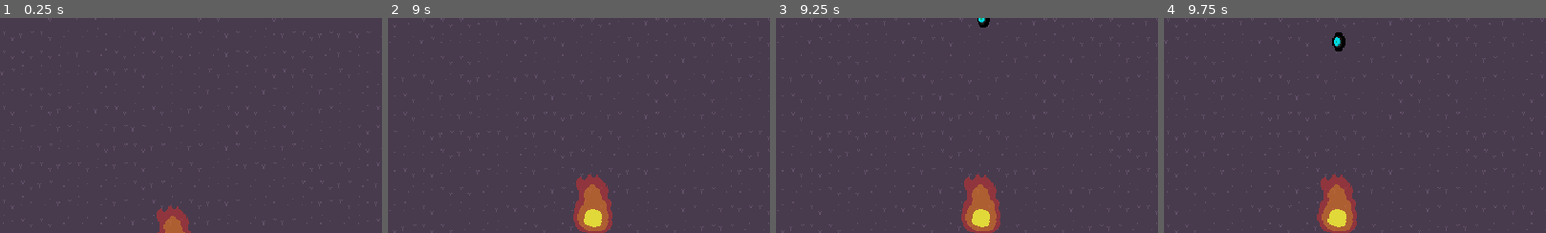
Above: before the commit, frames 1-4 (left to right).
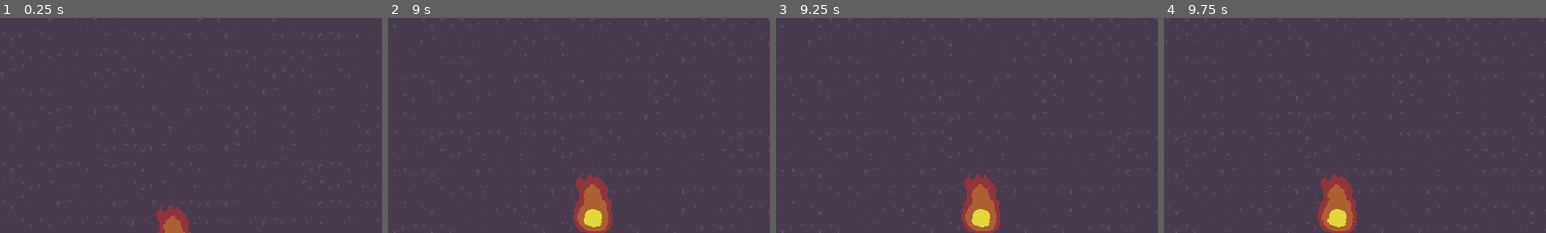
Above: after the commit, the same moments.

Repository: sushitoad/tower-defense-prototype
Game: Godot game, scene res://scenes/test_scene.tscn
The game is run twice, just before and just after one commit, with the same random seed, the same clock (stepped at 60 frames per second) and the same inputs.
Inputs (mouse positions are % of the whole screen's width and height, from its top left):
- Up to frame 1 (0.25 s): no input
- Up to frame 2 (9 s): move the mouse to (72, 45) at 0.52 s; tap S (CameraDown) at 0.6, 4.35, 8.1 s; move the mouse to (30, 55) at 1.27 s; tap A (CameraLeft) at 1.35, 5.1, 8.85 s; move the mouse to (60, 28) at 2.02 s; tap D (CameraRight) at 2.1, 5.85 s; move the mouse to (45, 70) at 2.77 s; tap W (CameraUp) at 2.85, 6.6 s; move the mouse to (80, 65) at 3.52 s; click (80, 65) at 3.6 s; move the mouse to (20, 35) at 4.27 s; move the mouse to (55, 50) at 5.02 s; move the mouse to (35, 25) at 5.77 s; move the mouse to (72, 45) at 6.52 s; move the mouse to (30, 55) at 7.27 s; click (30, 55) at 7.35 s; move the mouse to (60, 28) at 8.02 s; move the mouse to (45, 70) at 8.77 s
- Up to frame 3 (9.25 s): no input
- Up to frame 4 (9.75 s): move the mouse to (80, 65) at 9.52 s; tap D (CameraRight) at 9.6 s
The pictures show only the part of the screen within x 27-77%, y 0-50%; the shares and areas given below are measured in that part.

Frames 1-2 are identical in both runs. In frame 3, 0.1% of the frame differs, in the area x 52-56%, y 0-5%; in frame 4, 0.2%, in the area x 44-48%, y 6-16%.

Commit message:
enemy personality
mostly working

Diff:
--- a/scenes/charge_tower.tscn
+++ b/scenes/charge_tower.tscn
@@ -9,7 +9,6 @@
 [node name="ChargeTower" type="StaticBody2D" groups=["tower"]]
 script = ExtResource("1_88xce")
 maxHealth = 120
-allure = 16.0
 towerType = 1
 
 [node name="CollisionShape2D" type="CollisionShape2D" parent="."]
--- a/scenes/stalker_enemy.tscn
+++ b/scenes/stalker_enemy.tscn
@@ -50,6 +50,7 @@
 range = 40.0
 attackDamage = 25
 attackSpeed = 2.0
+seeksHeartfire = true
 
 [node name="AnimatedSprite2D" type="AnimatedSprite2D" parent="."]
 sprite_frames = SubResource("SpriteFrames_3whrh")
--- a/scripts/enemy.gd
+++ b/scripts/enemy.gd
@@ -10,6 +10,7 @@
 @export var range: float = 20
 @export var attackDamage: int = 10
 @export var attackSpeed: float = 1.2
+@export var seeksHeartfire: bool
 @export var hasFacing: bool = false
 
 func _ready() -> void:
@@ -50,17 +51,30 @@
 	if currentTarget != null:
 		currentTarget.on_destroyed.disconnect(FindTarget)
 	var newTarget
+	#sets up dummy tower to compare against
 	var closestTarget: Vector2 = Vector2(10000000000, 10000000000)
 	var closestAllure: float = 1
+	#creates array of towers and removes dormant ones
 	var targets = get_tree().get_nodes_in_group("tower")
 	for tower in targets:
 		if tower.isDestroyed:
 			targets.remove_at(targets.find(tower))
 	for tower in targets:
-		if(tower.position.distance_to(position) / tower.allure) < (closestTarget.distance_to(position) / closestAllure):
+		#weighs the search based on enemy personality
+		var allureMultiplier: float = 1
+		if seeksHeartfire:
+			if tower.towerType == 2:
+				allureMultiplier = 3
+			else:
+				allureMultiplier = 0.5
+		else:
+			allureMultiplier = 0.25
+			closestAllure = allureMultiplier
+		#compares tower distances divided by allure (smaller value wins)
+		if(tower.position.distance_to(position) / (tower.allure * allureMultiplier)) < (closestTarget.distance_to(position) / closestAllure):
 			newTarget = tower
 			closestTarget = tower.position
-			closestAllure = tower.allure
+			closestAllure = (tower.allure * allureMultiplier)
 	currentTarget = newTarget
 	if currentTarget != null:
 		currentTarget.on_destroyed.connect(FindTarget)
@@ -76,7 +90,6 @@
 
 func TakeDamage(damage: int):
 	currentHealth -= damage
-	print(currentHealth)
 	if currentHealth <= 0:
 		currentHealth = 0
 		Die()
